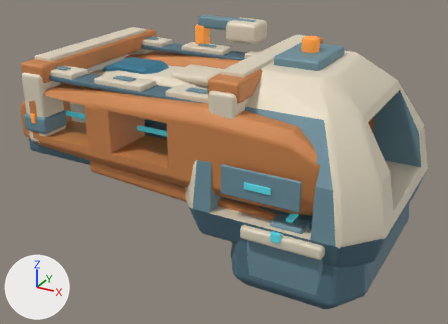
Renders of the glTF model space-battleship/assets/planets/facilities_v5/shipyard.glb from each side of a commit.
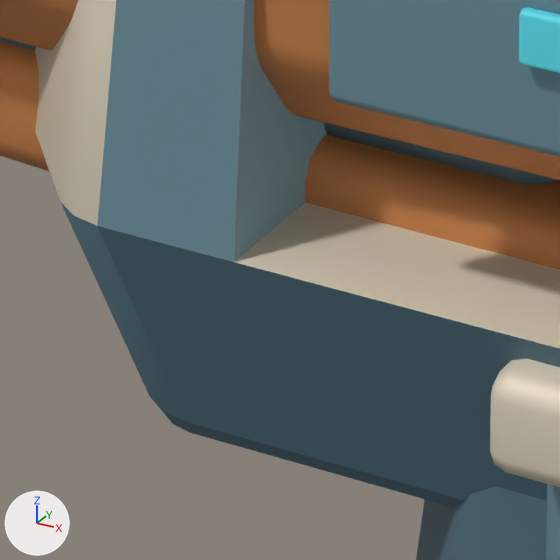
The first picture shows the older version from a camera (50 mm lens) standing at (1.81, -4.81, 2.57) and looking at (-0.79, -0.08, 0.2). The close-ups show the older and then the newer version on the part from 40% to 56% of the width and 56% to 77% of the height of that picture. Only the edits that show in the close-ups are written down. The lights are fixed; the arrows at lower left show +X, +Y and +Z. Where no turn or scale is listed for an object, it has been applied to the vertices.

Objects in the first close-up: 'Berth lower load web', 'Continuous ochre berth pressure cheek', 'Coupling jaw ivory cap', 'Coupling jaw under deck', 'Dock diagonal load brace', 'Pressure shell blue service recess', 'Pressure shell cyan power key', 'Ring-coupled tapered keel', 'Ring-to-berth pressure shell'.
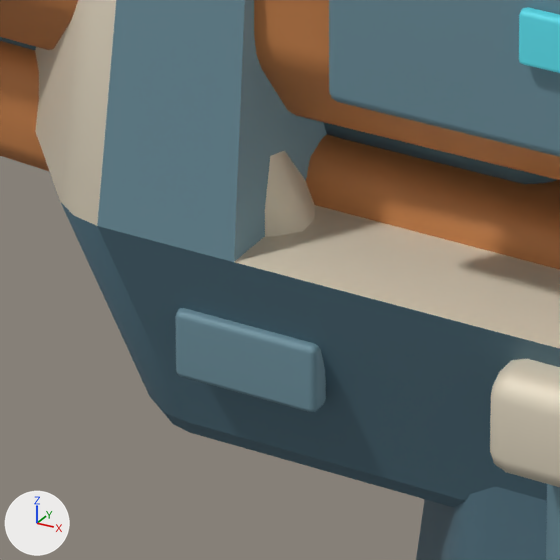
Where the change shows, as pixel boxes [x1, y1, x2, y2] in the close-ups (560 x 560 px):
'Shell bearing blue inset', added (cyan)
    after: [175, 308, 326, 412]
'Shell diagonal lower bearing', added
    after: [265, 151, 315, 236]

The change, as a diff of the scene's bpy script:
```diff
--- a/space-battleship/assets/planets/facilities_v5/shipyard.glb.py
+++ b/space-battleship/assets/planets/facilities_v5/shipyard.glb.py
@@ me_cube_012_1 @@
+me_cube_012_1.from_pydata(...)  # 56 vertices, 108 faces; spans x -0.116..0.116, y -0.097..0.097, z -0.176..0.176
+me_cube_012_1.materials.append(mat_ivory_armor)  # pale yellow #e5dac4
@@ me_cube_013_1 @@
+me_cube_013_1.from_pydata(...)  # 56 vertices, 108 faces; spans x -0.08..0.08, y -0.014..0.014, z -0.038..0.038
+me_cube_013_1.materials.append(mat_blue_service_housing)  # cyan #6f93a0
@@ ob_shell_diagonal_lower_bearing @@
+ob_shell_diagonal_lower_bearing = bpy.data.objects.new('Shell diagonal lower bearing', me_cube_012_1)
+ob_shell_diagonal_lower_bearing.location = (-0.455, -0.91, 0.185)
@@ ob_shell_bearing_blue_inset @@
+ob_shell_bearing_blue_inset = bpy.data.objects.new('Shell bearing blue inset', me_cube_013_1)
+ob_shell_bearing_blue_inset.location = (-0.41, -0.99, 0.08)
```
